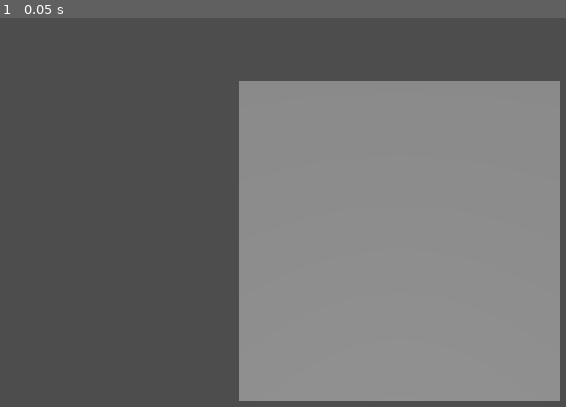
Above: before the commit, frame 1.
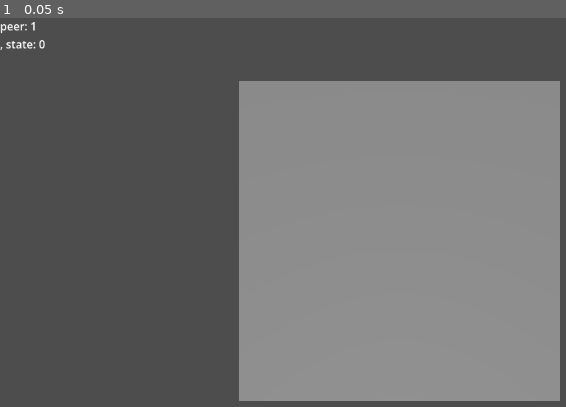
Above: after the commit, the same moment.

Repository: Luke-Joe/tank
Game: Godot game, scene res://scenes/main.tscn
Same seed, same stepped clock (60 frames per second), same inputs: the game is played once before the commit and once after it.
Inputs:
- Up to frame 1 (0.05 s): no input

The runs differ from the first frame. In frame 1, 0.2% of the frame differs, in the area x 0-8%, y 1-9%.

Commit message:
simple debug logs + fix arena generator sync issues

Diff:
--- a/scenes/main.tscn
+++ b/scenes/main.tscn
@@ -27,6 +27,14 @@
 [node name="GameManager" type="Node" parent="." unique_id=1607080417]
 script = ExtResource("1_sugp2")
 tank_scene = ExtResource("1_o5qli")
+debug_mode = true
+
+[node name="CanvasLayer" type="CanvasLayer" parent="." unique_id=1178408586]
+
+[node name="DebugLabel" type="Label" parent="CanvasLayer" unique_id=1919344054]
+offset_right = 729.0
+offset_bottom = 550.0
+text = "test"
 
 [node name="Arena" parent="." unique_id=1584895406 instance=ExtResource("2_jyhfs")]
 
--- a/scripts/gameManager.gd
+++ b/scripts/gameManager.gd
@@ -13,6 +13,7 @@
 @export var respawn_delay := 2.0
 @export var intermission_seconds := 1.5
 @export var auto_start_when_players := 2
+@export var debug_mode := true
 
 var state: MatchState = MatchState.LOBBY
 var tanks: Dictionary = {}  # id => tank
@@ -24,6 +25,7 @@
 
 @onready var arena_generator = $"../Arena/ArenaGenerator"
 @onready var lobby = $"../Lobby"
+@onready var debug_label = $"../CanvasLayer/DebugLabel"
 
 
 func _ready() -> void:
@@ -47,28 +49,22 @@
 
 	get_tree().paused = true
 
-	await get_tree().create_timer(intermission_seconds, false).timeout
+	await get_tree().create_timer(intermission_seconds, true).timeout
 
 	_cleanup_round()
 
+	get_tree().paused = false
 
-func _get_winner_id() -> int:
-	var winner_id := -1
-	var max_score := -1
-
-	for id in active_players:
-		var score = scores.get(id)
-		if score > max_score:
-			max_score = score
-			winner_id = id
-
-	return winner_id
+	if multiplayer.is_server():
+		var arena_seed = randi()
+		_start_game.rpc(arena_seed, active_players)
 
 
 func _set_state(s: MatchState) -> void:
 	state = s
 	print("Match State: ", state)
 	state_changed.emit(state)
+	_update_debug()
 
 
 func _on_arena_ready(spawn_points: Array[Vector2i], config: ArenaConfig) -> void:
@@ -82,10 +78,12 @@
 		tank.player_id = player_id
 		tank.died.connect(_on_tank_died)
 		tanks[player_id] = tank
+		tank.name = "Tank_" + str(player_id)
 
 		get_parent().add_child(tank)
 
 	_set_state(MatchState.IN_ROUND)
+	_update_debug()
 
 
 func _on_all_players_ready(player_ids: Array[int]) -> void:
@@ -95,6 +93,8 @@
 
 @rpc("authority", "reliable", "call_local")
 func _start_game(arena_seed: int, player_ids: Array[int]) -> void:
+	print("_start_game - seed: ", arena_seed, " peer: ", multiplayer.get_unique_id())
+
 	var config = ArenaConfig.new()
 	config.seed = arena_seed
 	config.spawn_count = player_ids.size()
@@ -114,6 +114,8 @@
 	if remaining_players == 1:
 		end_round()
 
+	_update_debug()
+
 
 func _cleanup_round() -> void:
 	arena_generator.cleanup_arena()
@@ -131,3 +133,14 @@
 func _cleanup_shells() -> void:
 	for shell in get_tree().get_nodes_in_group(Groups.SHELL):
 		shell.queue_free()
+
+
+func _update_debug() -> void:
+	debug_label.visible = debug_mode
+	debug_label.text = (
+		"peer: %s\n, state: %s"
+		% [
+			multiplayer.get_unique_id(),
+			state,
+		]
+	)
